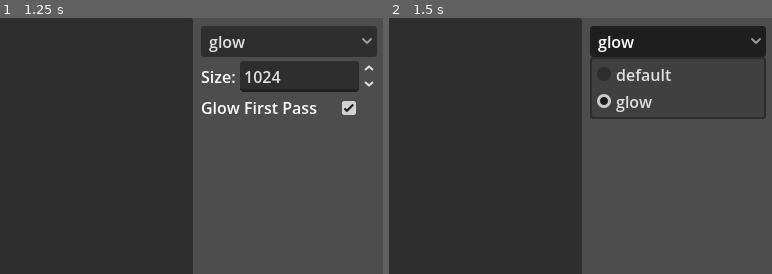
Above: before the commit, frames 1-2 (left to right).
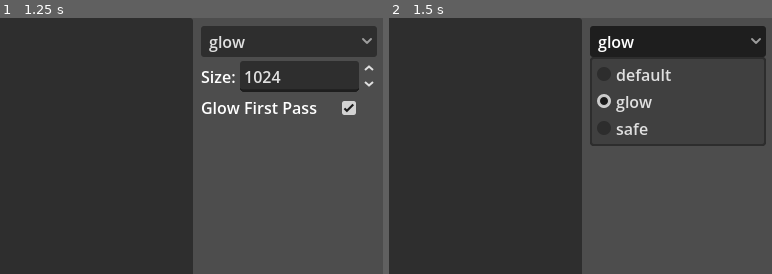
Above: after the commit, the same moments.

Repository: SoftLattice/optimized-copy-shader-benchmark
Game: Godot game, scene res://benchmark/benchmark.tscn
Same seed, same stepped clock (60 frames per second), same inputs: the game is played once before the commit and once after it.
Inputs:
- Up to frame 1 (1.25 s): click "Start Test" at 0.5 s
- Up to frame 2 (1.5 s): click "glow" at 1.25 s
The pictures show only the part of the screen within x 50-100%, y 0-50%; the shares and areas given below are measured in that part.

Frame 1 is identical in both runs. In frame 2, 0.8% of the frame differs, in the area x 52-99%, y 39-50%.
Error in both runs: Cannot call method 'shader_create_from_spirv' on a null value. (res://benchmark/benchmark.gd:50)

Commit message:
Increasing barrier levels to guarantee coherence

Diff:
--- a/benchmark/benchmark.tscn
+++ b/benchmark/benchmark.tscn
@@ -149,11 +149,13 @@
 [node name="ShaderVariant" type="OptionButton" parent="HBoxContainer/MarginContainer/VBoxContainer2" unique_id=2121964554]
 layout_mode = 2
 selected = 1
-item_count = 2
+item_count = 3
 popup/item_0/text = "default"
 popup/item_0/id = 0
 popup/item_1/text = "glow"
 popup/item_1/id = 1
+popup/item_2/text = "safe"
+popup/item_2/id = 2
 
 [node name="HBoxContainer" type="HBoxContainer" parent="HBoxContainer/MarginContainer/VBoxContainer2" unique_id=1621542798]
 layout_mode = 2
Not shown, changed: copy.glsl
Not shown, changed: old_copy.glsl
